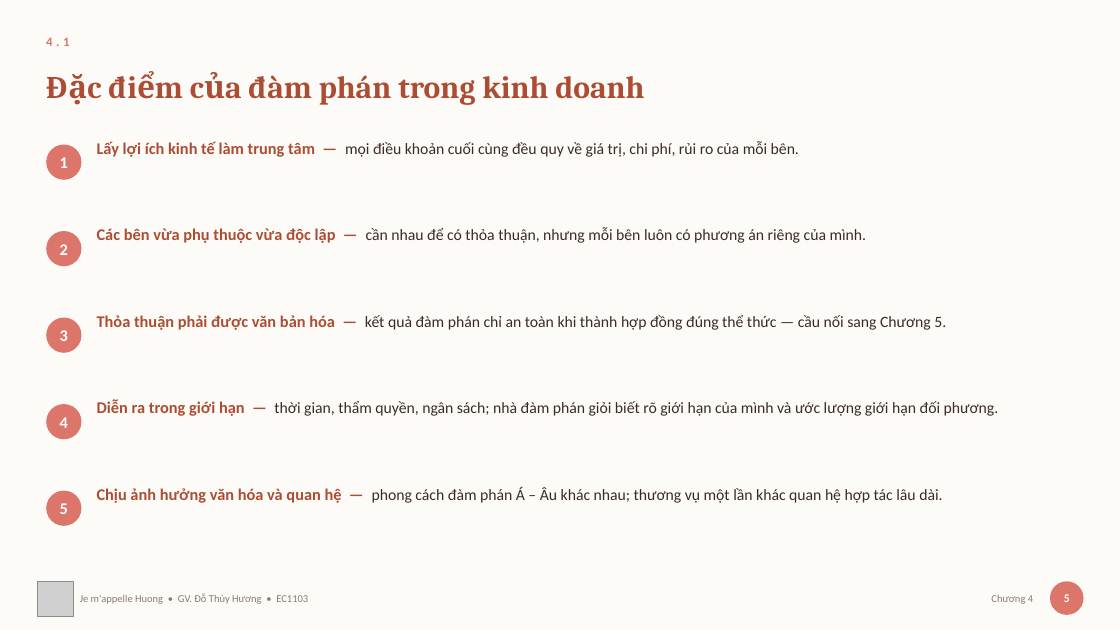
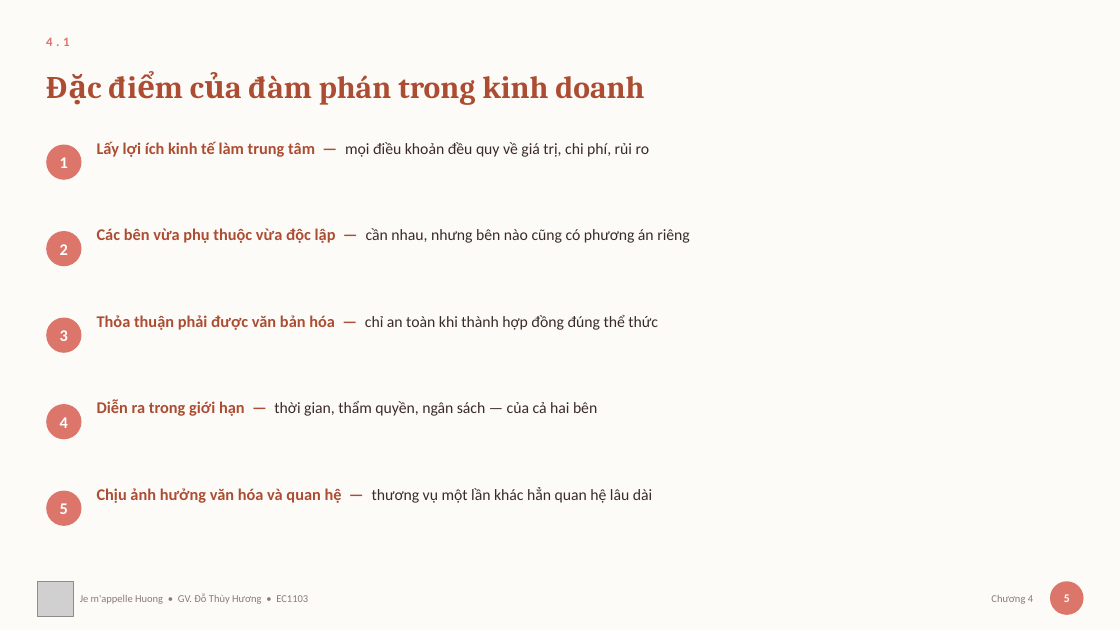
Before and after one commit to thuyhuongctu/ComDraft, a slide deck: slide 6 of slides/04-dam-phan.pptx. Drawn at 1120x630 pixels with LibreOffice and Linux fonts; fonts in the diff are those of the drawing; grey boxes stand for pictures. Boxes give left, top, right and bottom in pixels: in the first picture for what was removed or moved away, otherwise in the second. Text is boxed around its words. In the diff, an @@ line names an element or a change of style, - is before the commit and + after.

Commit message:
Bớt chữ trên slide Chương 3, 4 và 5
Tiếp đợt bớt chữ, vẫn theo quy ước Chương 1 đã đặt: thân thẻ rút từ câu văn
28–41 chữ xuống cụm 8–14 chữ, đoạn văn bị rút đưa vào ghi chú giảng bài dưới
mục "NÓI ĐỦ Ý (phần đã rút khỏi slide)".

                trước      sau
  Chương 3      97,0  →   80,1 chữ/slide
  Chương 4      98,9  →   82,5
  Chương 5      91,8  →   78,9

Cả năm chương bài giảng nay nằm trong khoảng 76–83 chữ mỗi slide, thay vì
95–105 như trước.

91 thân thẻ đổi chữ, 20 khối NÓI ĐỦ Ý thêm vào ghi chú.

Không đụng tới slide hoạt động nhóm và slide bài tập — những slide ấy giao
nhiệm vụ cho sinh viên nên phải viết đủ, rút gọn là mất thông tin. Cũng
không đụng năm slide đã thay bằng hình, vì chữ trên đó bị add_images.py xoá
lúc dựng.

Đã chạy lại xuat_slide.py, 131 ảnh trong ứng dụng khớp bộ slide mới. Nâng
PHIEN_BAN lên comdraft-v20. Bộ kiểm tra 24/24.

Còn lại: ba bài thực hành (bai-2 vẫn 111 chữ/slide, dày nhất), và bộ slide
tiếng Anh.

```diff
--- a/slides/04-dam-phan.pptx
+++ b/slides/04-dam-phan.pptx
@@ text at box(97, 141, 649, 157): text changed @@
-Lấy lợi ích kinh tế làm trung tâm — mọi điều khoản cuối cùng đều quy về giá trị, chi phí, rủi ro của mỗi bên.
+Lấy lợi ích kinh tế làm trung tâm — mọi điều khoản đều quy về giá trị, chi phí, rủi ro
@@ text at box(97, 228, 689, 243): text changed @@
-Các bên vừa phụ thuộc vừa độc lập — cần nhau để có thỏa thuận, nhưng mỗi bên luôn có phương án riêng của mình.
+Các bên vừa phụ thuộc vừa độc lập — cần nhau, nhưng bên nào cũng có phương án riêng
@@ text at box(97, 315, 658, 330): text changed @@
-Thỏa thuận phải được văn bản hóa — kết quả đàm phán chỉ an toàn khi thành hợp đồng đúng thể thức — cầu nối sang Chương 5.
+Thỏa thuận phải được văn bản hóa — chỉ an toàn khi thành hợp đồng đúng thể thức
@@ text at box(97, 400, 597, 416): text changed @@
-Diễn ra trong giới hạn — thời gian, thẩm quyền, ngân sách; nhà đàm phán giỏi biết rõ giới hạn của mình và ước lượng giới hạn đối phương.
+Diễn ra trong giới hạn — thời gian, thẩm quyền, ngân sách — của cả hai bên
@@ text at box(97, 487, 652, 503): text changed @@
-Chịu ảnh hưởng văn hóa và quan hệ — phong cách đàm phán Á – Âu khác nhau; thương vụ một lần khác quan hệ hợp tác lâu dài.
+Chịu ảnh hưởng văn hóa và quan hệ — thương vụ một lần khác hẳn quan hệ lâu dài
```
Also in this commit, not shown: 5 other slides changed, 30 other files.
